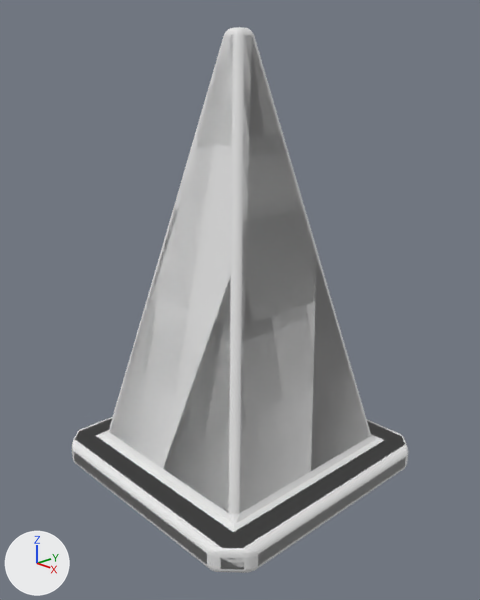
The Blender file cute_cone.blend: old version first, new version second.
Both versions are drawn from a 50 mm lens placed at (3.32, -3.12, 2.8), pointed at (0.06, -0.05, 1.27). The lights are fixed; the arrows at lower left show +X, +Y and +Z. The same objects are shown in both versions, whatever each file hides.

Objects in the first picture: 'ice cream cone', 'ice cream cone backup'.
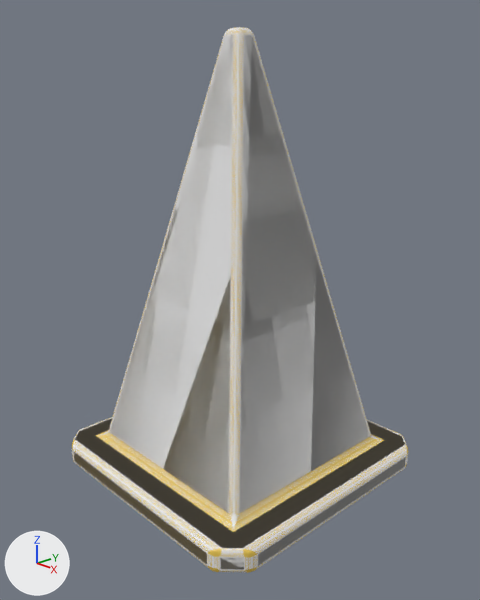
What differs and where, as boxes [x1, y1, x2, y2] in the pictures (480 x 600 px):
'ice cream cone', recoloured, modifiers changed (white to yellow)
    before: [96, 431, 384, 532]
    after: [72, 27, 408, 573]

What the commit changed:
Material 'cone' (mat_cone) is new.
Its base color is (0.763, 0.522, 0.0784) (yellow #e2bf4f).
me_cube has 28 vertices, 22 faces and spans x -1.0..1.0, y -1.0..1.0, z -0.07..3.07.
me_cube no longer uses material mat_material (white #e7e7e7).
me_cube now uses material mat_cone (yellow #e2bf4f).
Object 'ice cream cone' (ob_ice_cream_cone) has a BEVEL modifier named 'Bevel'.
On modifier 'Bevel' of object 'ice cream cone' (ob_ice_cream_cone), width goes from 1.34 to 0.07.
On modifier 'Bevel' of object 'ice cream cone' (ob_ice_cream_cone), width_pct goes from 1.34 to 0.07.
On modifier 'Bevel' of object 'ice cream cone' (ob_ice_cream_cone), segments goes from 2 to 10.
